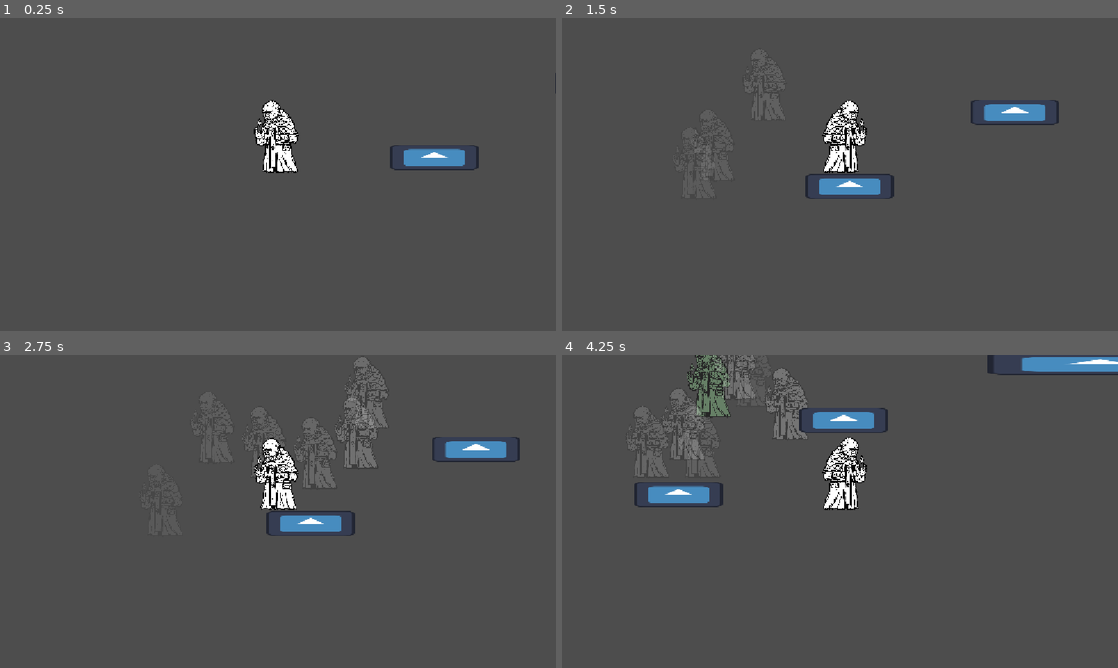
Above: before the commit, frames 1-4 (two rows, left to right).
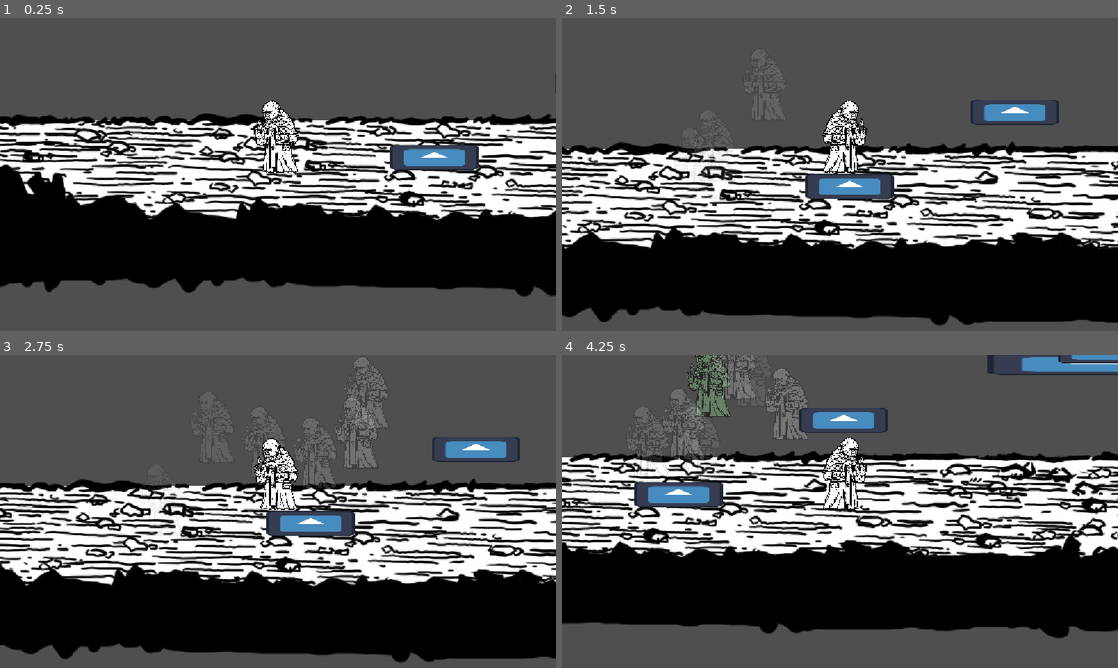
Above: after the commit, the same moments.

Repository: gostke/timeverns
Game: Godot game, scene res://levels/test_level.tscn
Two runs of this game, one before a commit and one after it. Both use one fixed random seed, a clock stepped at 60 frames per second and the inputs below. The engine's default icon, where the game draws it, is replaced by a stand-in: a white triangle on a blue panel in a dark square.
Inputs:
- Up to frame 1 (0.25 s): no input
- Up to frame 2 (1.5 s): tap Enter at 0.5 s; hold D (right) from 0.53 s (still down); tap W (up) at 0.6, 0.77, 1.07 s; tap 1 (clone) at 1.35 s
- Up to frame 3 (2.75 s): tap W (up) at 1.52, 1.55, 1.82, 2.3 s; release D (right) at 2.03 s; hold A (left) from 2.03 s (still down); tap Q (drop) at 2.1 s
- Up to frame 4 (4.25 s): release A (left) at 2.78 s; hold D (right) from 2.78 s (still down); tap E (use) at 2.85 s; tap W (up) at 3.02, 3.05, 3.32, 3.6, 3.77, 4.07 s

The runs differ from the first frame. In frame 1, 50% of the frame differs, in the area x 0-100%, y 30-90%; in frame 2, 51%; in frame 3, 51%; in frame 4, 52%, in the area x 0-100%, y 0-91%.
Error before the commit: Parse Error: Identifier "breaka" not declared in the current scope. (res://player/item_picker.gd:28)

Commit message:
tutorial level, pressure plates

Diff:
--- /dev/null
+++ b/Switch.gd
@@ -0,0 +1,4 @@
+extends StaticBody2D
+class_name Switch
+
+var is_pressed: bool = false
--- a/levels/door.gd
+++ b/levels/door.gd
@@ -1,6 +1,6 @@
 extends Area2D
 
-var is_open: bool = true
+var is_open: bool = false
 @export var next_level_id:int
 
 func _on_body_entered(_body: Node2D) -> void:
--- /dev/null
+++ b/levels/jump_pressure_plate.gd
@@ -0,0 +1,22 @@
+extends Switch
+
+var is_visited: bool = false
+
+
+func _on_area_2d_body_entered(_body: Node2D) -> void:
+
+	if not is_visited:
+		$Timer.start()
+		is_pressed = true
+		is_visited = true
+
+	print(is_pressed)
+
+func _on_area_2d_body_exited(_body: Node2D) -> void:
+
+	is_visited = false
+
+
+func _on_timer_timeout() -> void:
+	is_pressed = false
+	print("Time's out: ", is_pressed)
--- /dev/null
+++ b/levels/jump_pressure_plate.tscn
@@ -0,0 +1,33 @@
+[gd_scene load_steps=4 format=3 uid="uid://fb52l6mkeubw"]
+
+[ext_resource type="Script" uid="uid://dcm3hmdm62bxd" path="res://levels/jump_pressure_plate.gd" id="1_glgk0"]
+[ext_resource type="Texture2D" uid="uid://bqxn11rl4ljcr" path="res://icon.svg" id="2_a1t0k"]
+
+[sub_resource type="RectangleShape2D" id="RectangleShape2D_xaqss"]
+size = Vector2(41, 8)
+
+[node name="JumpPressurePlate" type="StaticBody2D"]
+scale = Vector2(0.55999964, 0.55999964)
+script = ExtResource("1_glgk0")
+
+[node name="Sprite2D2" type="Sprite2D" parent="."]
+position = Vector2(0, -2.7500029)
+scale = Vector2(0.89665747, 0.2304688)
+texture = ExtResource("2_a1t0k")
+
+[node name="CollisionPolygon2D" type="CollisionPolygon2D" parent="."]
+polygon = PackedVector2Array(-54, 12, -21, -17, 1.9224396, -17.000004, 25, -17, 55, 12)
+
+[node name="Area2D" type="Area2D" parent="."]
+collision_mask = 2
+
+[node name="CollisionShape2D" type="CollisionShape2D" parent="Area2D"]
+position = Vector2(1.5, -23)
+shape = SubResource("RectangleShape2D_xaqss")
+
+[node name="Timer" type="Timer" parent="."]
+one_shot = true
+
+[connection signal="body_entered" from="Area2D" to="." method="_on_area_2d_body_entered"]
+[connection signal="body_exited" from="Area2D" to="." method="_on_area_2d_body_exited"]
+[connection signal="timeout" from="Timer" to="." method="_on_timer_timeout"]
--- /dev/null
+++ b/levels/level_1.gd
@@ -0,0 +1,8 @@
+extends Node2D
+
+func _physics_process(_delta: float) -> void:
+
+	if $Environment/PressurePlate.is_pressed:
+		$Environment/Door.is_open = true
+	else:
+		$Environment/Door.is_open = false
--- a/levels/level_1.tscn
+++ b/levels/level_1.tscn
@@ -1,9 +1,13 @@
-[gd_scene load_steps=10 format=3 uid="uid://cxsx1lcvou6nm"]
+[gd_scene load_steps=15 format=3 uid="uid://cxsx1lcvou6nm"]
 
 [ext_resource type="PackedScene" uid="uid://cwisekllj2ety" path="res://levels/template_level.tscn" id="1_vn7o3"]
+[ext_resource type="Script" uid="uid://cb4luq5s1mgst" path="res://levels/level_1.gd" id="2_btoec"]
 [ext_resource type="PackedScene" uid="uid://efahif683vjg" path="res://player/human.tscn" id="2_jirdo"]
 [ext_resource type="Texture2D" uid="uid://bqxn11rl4ljcr" path="res://icon.svg" id="3_bt44k"]
+[ext_resource type="Texture2D" uid="uid://bdxcgeu0tvdwf" path="res://sprites/FLOOR 2.png" id="3_l53as"]
 [ext_resource type="PackedScene" uid="uid://cr24k45xsf0ec" path="res://levels/door.tscn" id="4_kx6l7"]
+[ext_resource type="PackedScene" uid="uid://cbro1fup3i8uv" path="res://levels/pressure_plate.tscn" id="4_n46q3"]
+[ext_resource type="Texture2D" uid="uid://be7sbf68iy3vj" path="res://sprites/FLOOR 1.png" id="8_3sk1a"]
 
 [sub_resource type="WorldBoundaryShape2D" id="WorldBoundaryShape2D_vn7o3"]
 
@@ -16,10 +20,15 @@
 [sub_resource type="RectangleShape2D" id="RectangleShape2D_n46q3"]
 size = Vector2(50.56817, 3.9772727)
 
+[sub_resource type="SegmentShape2D" id="SegmentShape2D_l53as"]
+a = Vector2(1, 858)
+b = Vector2(0, 0)
+
 [sub_resource type="RectangleShape2D" id="RectangleShape2D_btoec"]
 size = Vector2(33, 33)
 
 [node name="Level1" instance=ExtResource("1_vn7o3")]
+script = ExtResource("2_btoec")
 
 [node name="WorldFloor" type="StaticBody2D" parent="." index="1"]
 
@@ -28,7 +37,10 @@
 scale = Vector2(-6.72764, 1.4730161)
 shape = SubResource("WorldBoundaryShape2D_vn7o3")
 
-[node name="Sprite2D" type="Sprite2D" parent="WorldFloor" index="1"]
+[node name="FloorSecond" type="Sprite2D" parent="WorldFloor" index="1"]
+position = Vector2(938.21155, 374)
+scale = Vector2(0.7621648, 0.7346154)
+texture = ExtResource("3_l53as")
 
 [node name="Human" parent="." index="2" instance=ExtResource("2_jirdo")]
 position = Vector2(76, 631)
@@ -98,6 +110,14 @@
 scale = Vector2(1.7600002, 1.7600002)
 shape = SubResource("RectangleShape2D_n46q3")
 
+[node name="wall" type="StaticBody2D" parent="Environment/MapTiles" index="4"]
+position = Vector2(-287, -69)
+collision_mask = 2
+
+[node name="CollisionShape2D" type="CollisionShape2D" parent="Environment/MapTiles/wall" index="0"]
+position = Vector2(0, 2)
+shape = SubResource("SegmentShape2D_l53as")
+
 [node name="Door" parent="Environment" index="1" instance=ExtResource("4_kx6l7")]
 position = Vector2(792, 662)
 next_level_id = 2
@@ -112,4 +132,12 @@
 scale = Vector2(4.33581, 3.817059)
 shape = SubResource("RectangleShape2D_btoec")
 
+[node name="PressurePlate" parent="Environment" index="2" instance=ExtResource("4_n46q3")]
+position = Vector2(827, 449)
+
+[node name="FloorFIrst" type="Sprite2D" parent="." index="5"]
+position = Vector2(926.9999, 213.00002)
+scale = Vector2(0.818028, 0.9701322)
+texture = ExtResource("8_3sk1a")
+
 [editable path="Environment/Door"]
--- a/levels/level_2.tscn
+++ b/levels/level_2.tscn
@@ -44,14 +44,15 @@
 position = Vector2(51, -14)
 
 [node name="StaticBody2D" type="StaticBody2D" parent="Environment/MapTiles" index="0"]
+scale = Vector2(0.9794133, 1.000562)
 
 [node name="Sprite2D" type="Sprite2D" parent="Environment/MapTiles/StaticBody2D" index="0"]
-position = Vector2(279, 618)
-scale = Vector2(0.296875, 0.6757819)
+position = Vector2(281.80136, 567.6809)
+scale = Vector2(0.296875, 1.5352436)
 texture = ExtResource("3_5722l")
 
 [node name="CollisionShape2D" type="CollisionShape2D" parent="Environment/MapTiles/StaticBody2D" index="1"]
-position = Vector2(279, 617.5)
+position = Vector2(282.8224, 624.649)
 shape = SubResource("RectangleShape2D_5722l")
 
 [node name="StaticBody2D2" type="StaticBody2D" parent="Environment/MapTiles" index="1"]
--- a/levels/level_manager.gd
+++ b/levels/level_manager.gd
@@ -15,4 +15,4 @@
 	get_tree().change_scene_to_packed(levels[1])
 
 func change_level(next_level_id: int) -> void:
-	get_tree().change_scene_to_packed(levels[next_level_id])
+	get_tree().call_deferred("change_scene_to_packed",levels[next_level_id])
--- /dev/null
+++ b/levels/pressure_plate.gd
@@ -0,0 +1,7 @@
+extends Switch
+
+func _physics_process(_delta: float) -> void:
+	if $Area2D.get_overlapping_bodies().is_empty():
+		is_pressed = false
+	else:
+		is_pressed = true
--- a/levels/pressure_plate.tscn
+++ b/levels/pressure_plate.tscn
@@ -1,8 +1,13 @@
-[gd_scene load_steps=2 format=3 uid="uid://cbro1fup3i8uv"]
+[gd_scene load_steps=4 format=3 uid="uid://cbro1fup3i8uv"]
 
+[ext_resource type="Script" uid="uid://dfvdwpkrwn0wx" path="res://levels/pressure_plate.gd" id="1_n667r"]
 [ext_resource type="Texture2D" uid="uid://bqxn11rl4ljcr" path="res://icon.svg" id="1_xaqss"]
 
+[sub_resource type="RectangleShape2D" id="RectangleShape2D_xaqss"]
+size = Vector2(41, 8)
+
 [node name="PressurePlate" type="StaticBody2D"]
+script = ExtResource("1_n667r")
 
 [node name="Sprite2D2" type="Sprite2D" parent="."]
 position = Vector2(0, -2.7500029)
@@ -10,7 +15,11 @@
 texture = ExtResource("1_xaqss")
 
 [node name="CollisionPolygon2D" type="CollisionPolygon2D" parent="."]
-polygon = PackedVector2Array(-54, 12, -21, -17, 25, -17, 55, 12)
+polygon = PackedVector2Array(-54, 12, -21, -17, 1.9224396, -17.000004, 25, -17, 55, 12)
 
-[node name="RayCast2D" type="RayCast2D" parent="."]
-target_position = Vector2(0, -74)
+[node name="Area2D" type="Area2D" parent="."]
+collision_mask = 2
+
+[node name="CollisionShape2D" type="CollisionShape2D" parent="Area2D"]
+position = Vector2(1.5, -23)
+shape = SubResource("RectangleShape2D_xaqss")
--- a/player/item_picker.gd
+++ b/player/item_picker.gd
@@ -25,7 +25,7 @@
 	for it in items:
 		if !it.picked:
 			new_item = it
-			breaka
+			break
 	if !new_item:
 		return
 	item = new_item
--- a/project.godot
+++ b/project.godot
@@ -23,7 +23,6 @@
 
 window/stretch/mode="canvas_items"
 window/stretch/aspect="expand"
-
 
 [editor_plugins]
 
Not shown, added: Switch.gd.uid
Not shown, added: levels/jump_pressure_plate.gd.uid
Not shown, added: levels/level_1.gd.uid
Not shown, added: levels/pressure_plate.gd.uid
